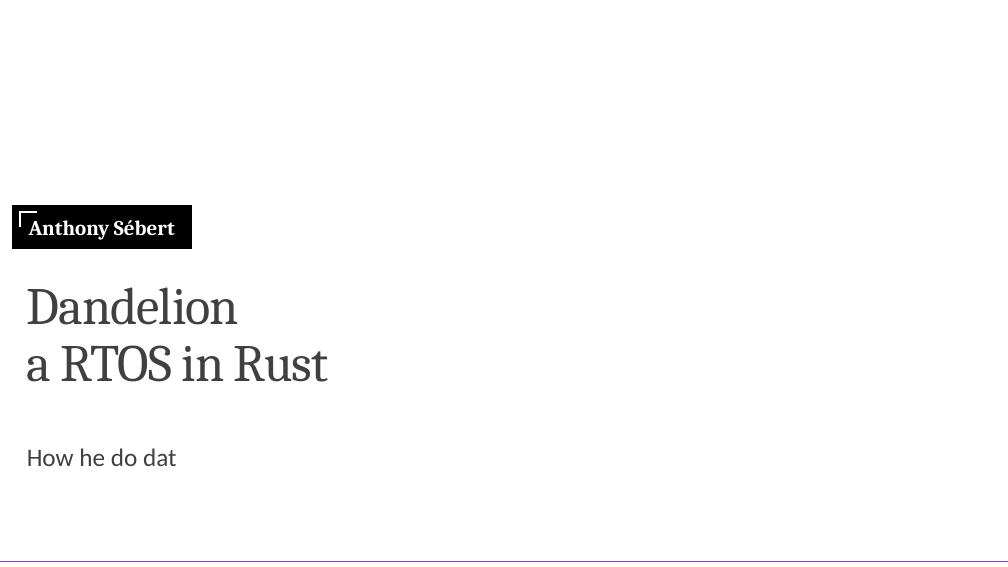
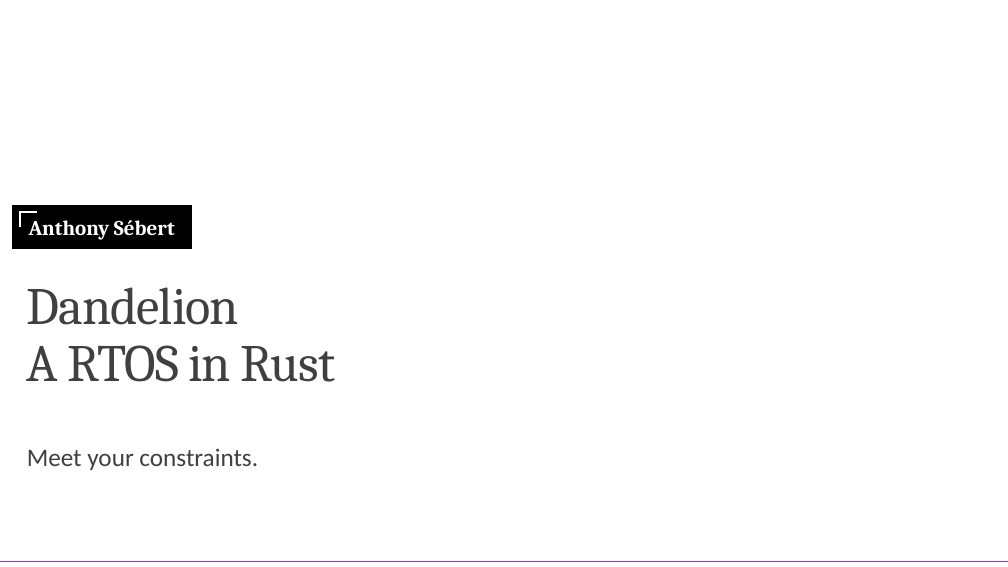
Before and after one commit to AntoineSebert/dandelion, a slide deck: slide 1 of documents/submission_4/presentation.odp. Drawn at 1008x567 pixels with LibreOffice and Linux fonts; fonts in the diff are those of the drawing; background and template pictures are left out. Boxes give left, top, right and bottom in pixels: in the first picture for what was removed or moved away, otherwise in the second. Text is boxed around its words. In the diff, an @@ line names an element or a change of style, - is before the commit and + after.

```diff
--- a/documents/submission_4/presentation.odp
+++ b/documents/submission_4/presentation.odp
@@ title at <box>27,287,335,382</box>: text changed @@
-Dandelion
-a RTOS in Rust
+Dandelion
+A RTOS in Rust
@@ subtitle at <box>27,448,258,470</box>: text changed @@
-How he do dat
+Meet your constraints.
```
Also in this commit, not shown: 1 other slide changed, 1 slide added, 3 slides removed.
